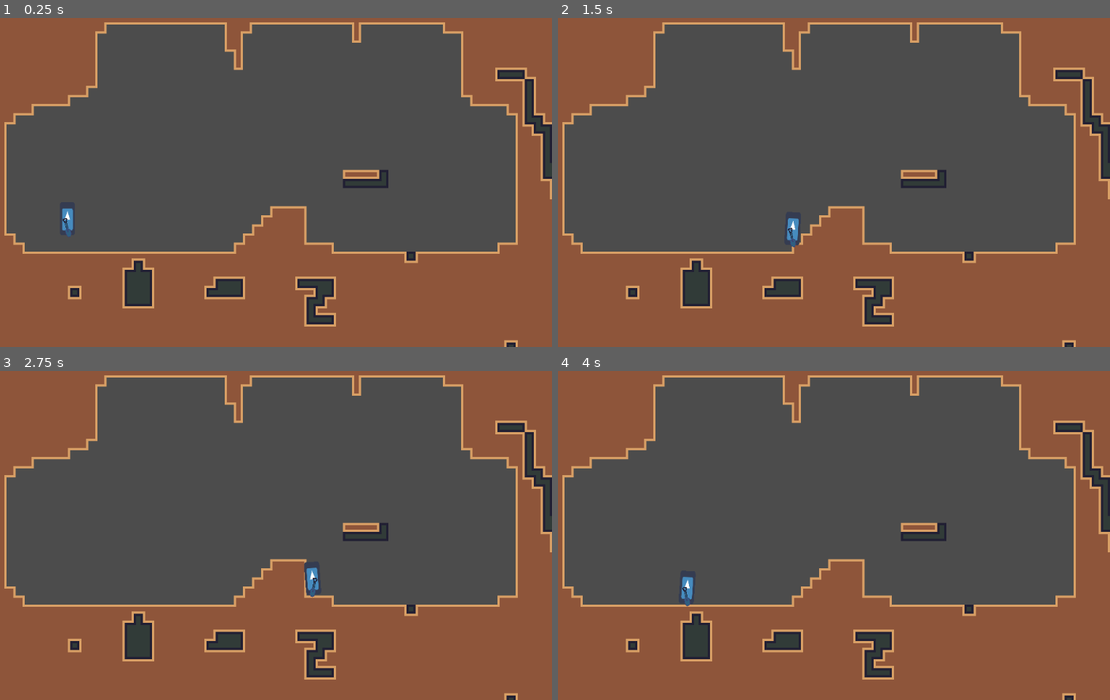
Above: before the commit, frames 1-4 (two rows, left to right).
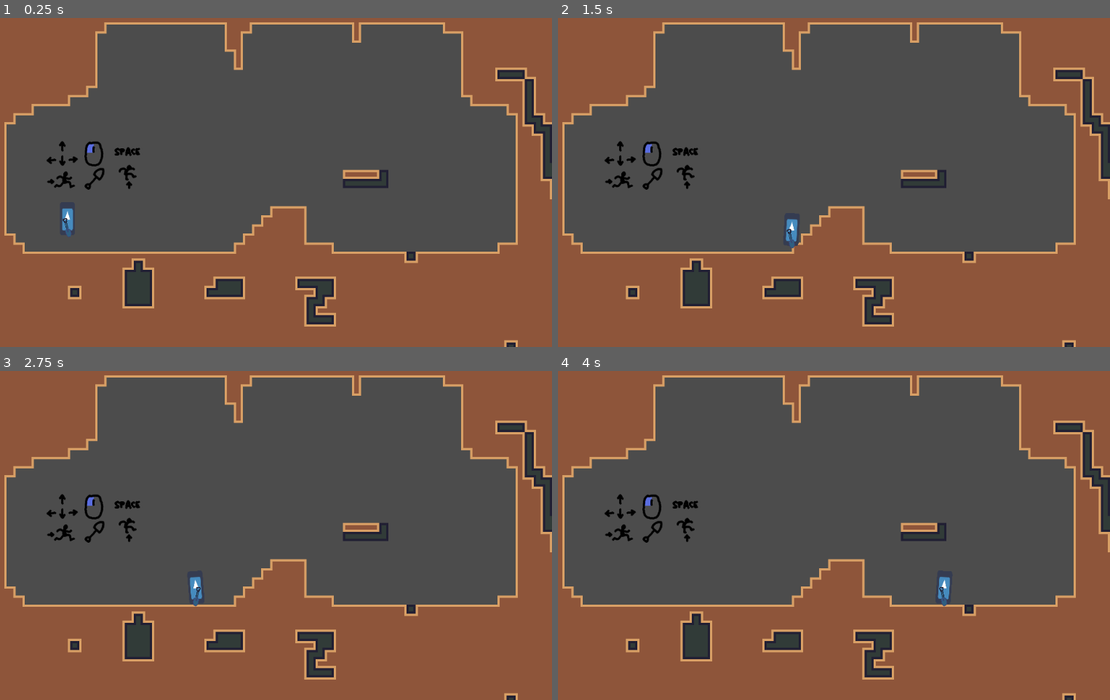
Above: after the commit, the same moments.

Repository: Eptwalabha/ld48
Game: Godot game, scene res://scenes/levels/LevelBase.tscn
Same seed, same stepped clock (60 frames per second), same inputs: the game is played once before the commit and once after it. The engine's default icon, where the game draws it, is replaced by a stand-in: a white triangle on a blue panel in a dark square.
Inputs:
- Up to frame 1 (0.25 s): no input
- Up to frame 2 (1.5 s): hold Right (move_right) from 0.53 s (still down); tap E (action) at 0.6, 1.35 s; tap Space (move_jump) at 0.77 s
- Up to frame 3 (2.75 s): tap Space (move_jump) at 1.52 s; release Right (move_right) at 2.03 s; hold Left (move_left) from 2.03 s (still down); tap E (action) at 2.1 s
- Up to frame 4 (4 s): release Left (move_left) at 2.78 s; hold Right (move_right) from 2.78 s (still down); tap E (action) at 2.85, 3.6 s; tap Space (move_jump) at 3.02, 3.77 s

The runs differ from the first frame. In frame 1, 0.5% of the frame differs, in the area x 8-26%, y 37-53%; in frame 2, 0.6%; in frame 3, 0.9%, in the area x 8-58%, y 37-72%; in frame 4, 0.8%.

Commit message:
add tuto + jump

Diff:
--- a/project.godot
+++ b/project.godot
@@ -34,6 +34,11 @@
 date: 2021-04-24"
 run/main_scene="res://scenes/levels/LevelBase.tscn"
 config/icon="res://icon.png"
+
+[display]
+
+window/size/resizable=false
+window/stretch/aspect="keep"
 
 [global]
 
--- a/scenes/Player.gd
+++ b/scenes/Player.gd
@@ -71,8 +71,7 @@
 	if is_realy_on_floor() and Input.is_action_just_pressed("move_jump"):
 		velocity.y -= jump
 
-	if ! is_realy_on_floor():
-		velocity += gravity * delta
+	velocity += gravity * delta
 
 	velocity = move_and_slide(velocity, Vector2.UP)
 
--- a/scenes/Player.tscn
+++ b/scenes/Player.tscn
@@ -221,12 +221,12 @@
 [node name="FloorL" type="RayCast2D" parent="."]
 position = Vector2( -10, 0 )
 enabled = true
-cast_to = Vector2( 0, 10 )
+cast_to = Vector2( 0, 3 )
 
 [node name="FloorR" type="RayCast2D" parent="."]
 position = Vector2( 10, 0 )
 enabled = true
-cast_to = Vector2( 0, 10 )
+cast_to = Vector2( 0, 3 )
 
 [node name="RayHead" type="RayCast2D" parent="."]
 position = Vector2( 0, -60 )
--- a/scenes/levels/LevelBase.tscn
+++ b/scenes/levels/LevelBase.tscn
@@ -1,15 +1,21 @@
-[gd_scene load_steps=6 format=2]
+[gd_scene load_steps=7 format=2]
 
 [ext_resource path="res://assets/ressources/tileset-block.tres" type="TileSet" id=1]
 [ext_resource path="res://scenes/Player.tscn" type="PackedScene" id=2]
 [ext_resource path="res://scenes/levels/LevelBase.gd" type="Script" id=3]
 [ext_resource path="res://scenes/DirtBlock.tscn" type="PackedScene" id=4]
+[ext_resource path="res://assets/images/tuto.png" type="Texture" id=5]
 
 [sub_resource type="RectangleShape2D" id=1]
 
 [node name="LevelBase" type="Node2D"]
 script = ExtResource( 3 )
 Block = ExtResource( 4 )
+
+[node name="Tuto" type="Sprite" parent="."]
+position = Vector2( 219.026, 282.135 )
+scale = Vector2( 0.497954, 0.497954 )
+texture = ExtResource( 5 )
 
 [node name="TileMap" type="TileMap" parent="."]
 tile_set = ExtResource( 1 )
Binary file added: assets/images/tuto.png
Not shown, added: assets/images/tuto.png.import
Not shown, changed: .gitignore
